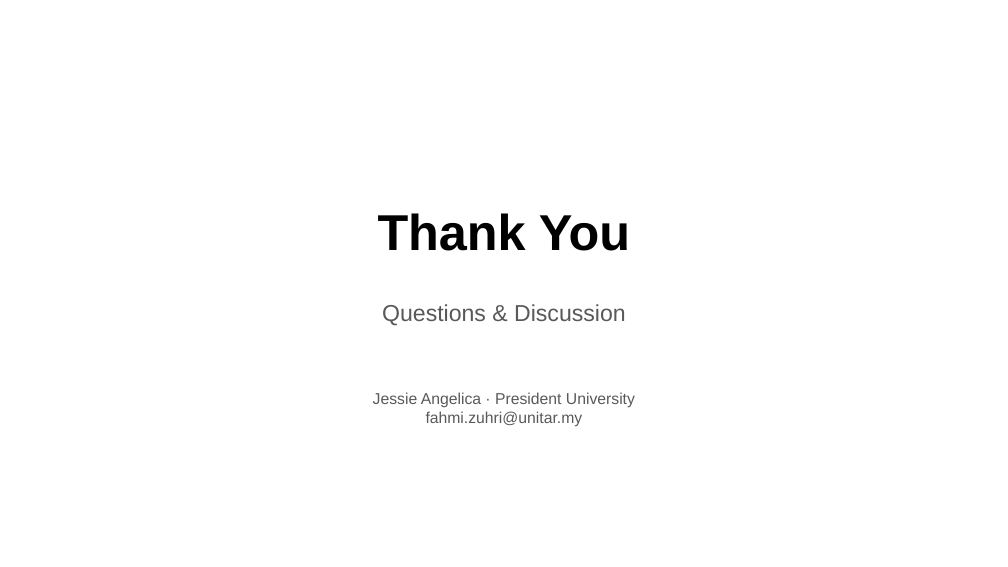
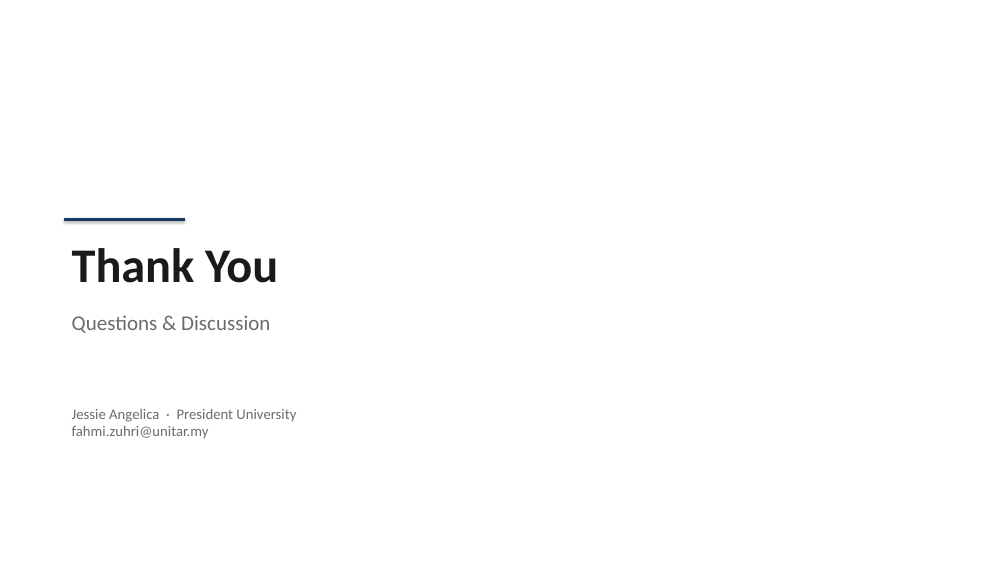
Before and after one commit to jessieangelicauni/hire-rank, a slide deck: slide 14 of docs/presentation/icaides2026_jev.pptx. Drawn at 1008x567 pixels with LibreOffice and Linux fonts; fonts in the diff are those of the drawing. Boxes give left, top, right and bottom in pixels: in the first picture for what was removed or moved away, otherwise in the second. Text is boxed around its words. In the diff, an @@ line names an element or a change of style, - is before the commit and + after.

```diff
--- a/docs/presentation/icaides2026_jev.pptx
+++ b/docs/presentation/icaides2026_jev.pptx
@@ text "Thank You": place and size @@
-text "Thank You" at <box>378,213,630,251</box>
+text "Thank You" at <box>72,248,278,283</box>
@@ text "Thank You" at <box>72,248,278,283</box>: size 48 to 46 pt, font Arial to Calibri, text colour #000000 to #1A1A1A; alignment centre to left @@
@@ line added from (64, 219) to (185, 219), #163A5F 2.5 pt @@
@@ text "Questions & Discussion": place and size @@
-text "Questions & Discussion" at <box>382,304,626,326</box>
+text "Questions & Discussion" at <box>72,315,270,333</box>
@@ text "Questions & Discussion" at <box>72,315,270,333</box>: size 22 to 20 pt, font Arial to Calibri, text colour #595959 to #6B6B6B; alignment centre to left @@
@@ text "Jessie Angelica · President University": place and size @@
-text "Jessie Angelica · President University" at <box>373,392,635,427</box>
+text "Jessie Angelica · President University" at <box>72,409,296,438</box>
@@ text "Jessie Angelica · President University" at <box>72,409,296,438</box>: size 15 to 14 pt, font Arial to Calibri, text colour #595959 to #6B6B6B; alignment centre to left @@
```
Also in this commit, not shown: 9 other slides changed, 4 slides added, 4 slides removed, 7 other files.
